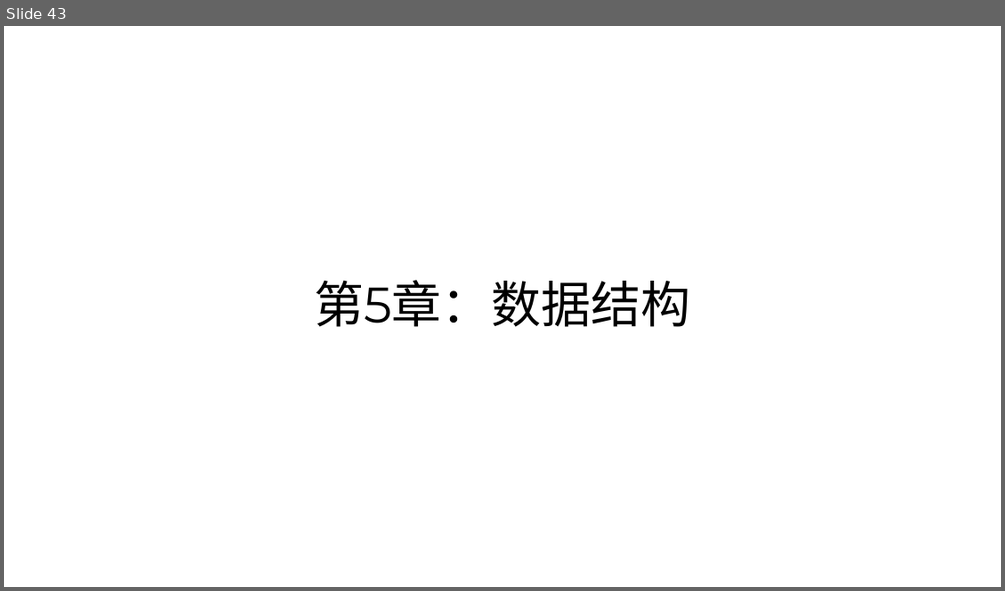
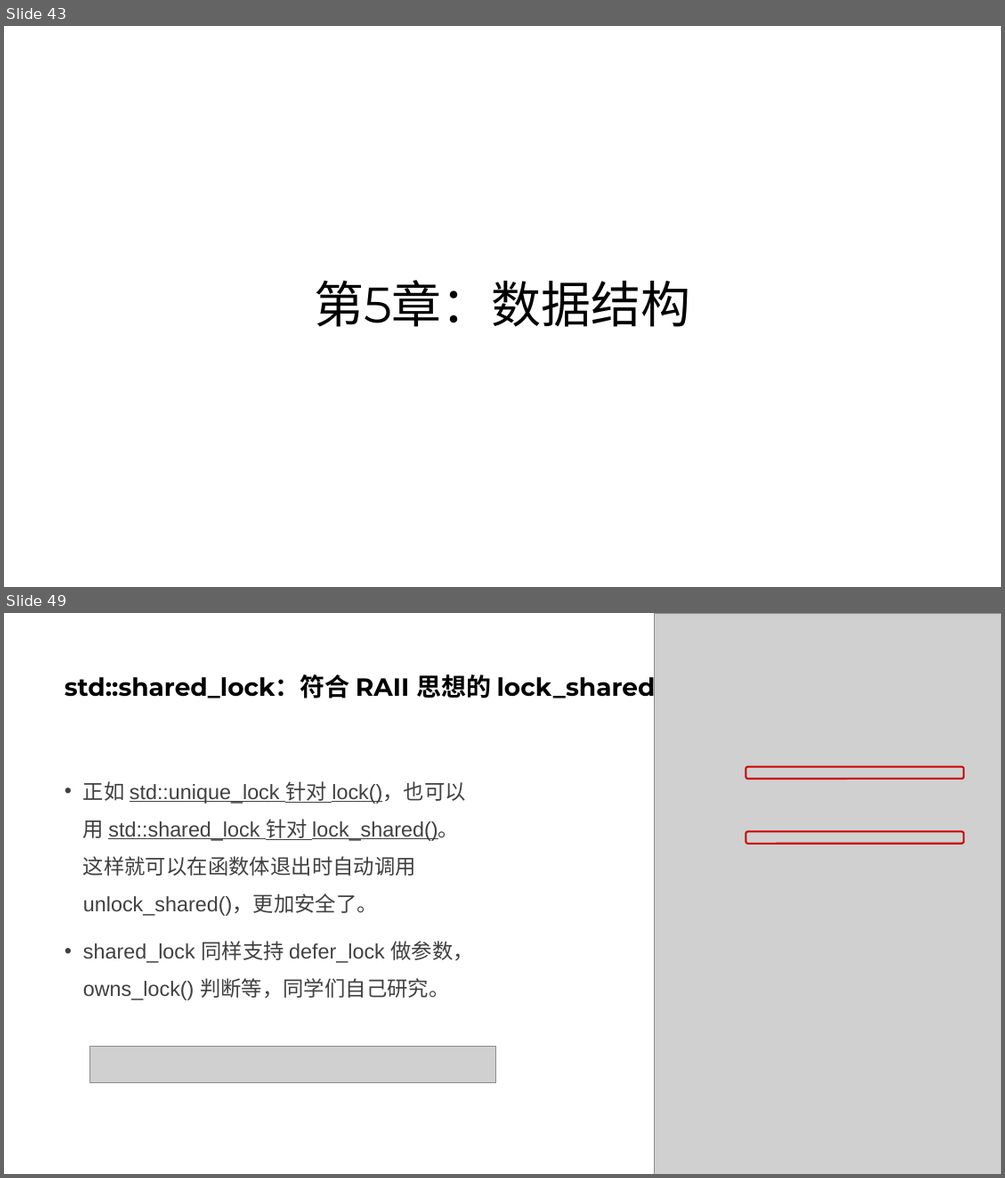
Before and after one commit to parallel101/course, a slide deck: 05/slides.pptx. Shown one above the other, each under a label of ours: slide 43 before the commit, slides 43 and 49 after it; the slides between them are not shown. The pictures are 1005x591 and 1005x1178 pixels, drawn with LibreOffice and Linux fonts; fonts in the diff are those of the drawing; grey boxes stand for pictures. Boxes give left, top, right and bottom in pixels: in the first picture for what was removed or moved away, otherwise in the second. Text is boxed around its words. In the diff, an @@ line names an element or a change of style, - is before the commit and + after.

```diff
--- a/05/slides.pptx
+++ b/05/slides.pptx
@@ slide 49 added at bbox=[4, 613, 1001, 1174], background #FFFFFF @@
@@ picture added at bbox=[655, 614, 1001, 1174] @@
@@ title added at bbox=[65, 672, 673, 703], 24 pt, text #000000, bold @@
+std::shared_lock：符合 RAII 思想的 lock_shared()
@@ rounded rectangle added at bbox=[745, 767, 963, 779], outline #CC0000 1.75 pt @@
@@ text added at bbox=[83, 781, 474, 1000], 20 pt, text #404040 @@
+• 正如 std::unique_lock 针对 lock()，也可以用 std::shared_lock 针对 lock_shared()。这样就可以在函数体退出时自动调用 unlock_shared()，更加安全了。
+• shared_lock 同样支持 defer_lock 做参数，owns_lock() 判断等，同学们自己研究。
@@ rounded rectangle added at bbox=[745, 831, 963, 844], outline #CC0000 1.75 pt @@
@@ picture added at bbox=[90, 1046, 496, 1083] @@
```
Also in this commit, not shown: 3 slides changed, 6 other slides added, 2 slides removed, 15 other files.
